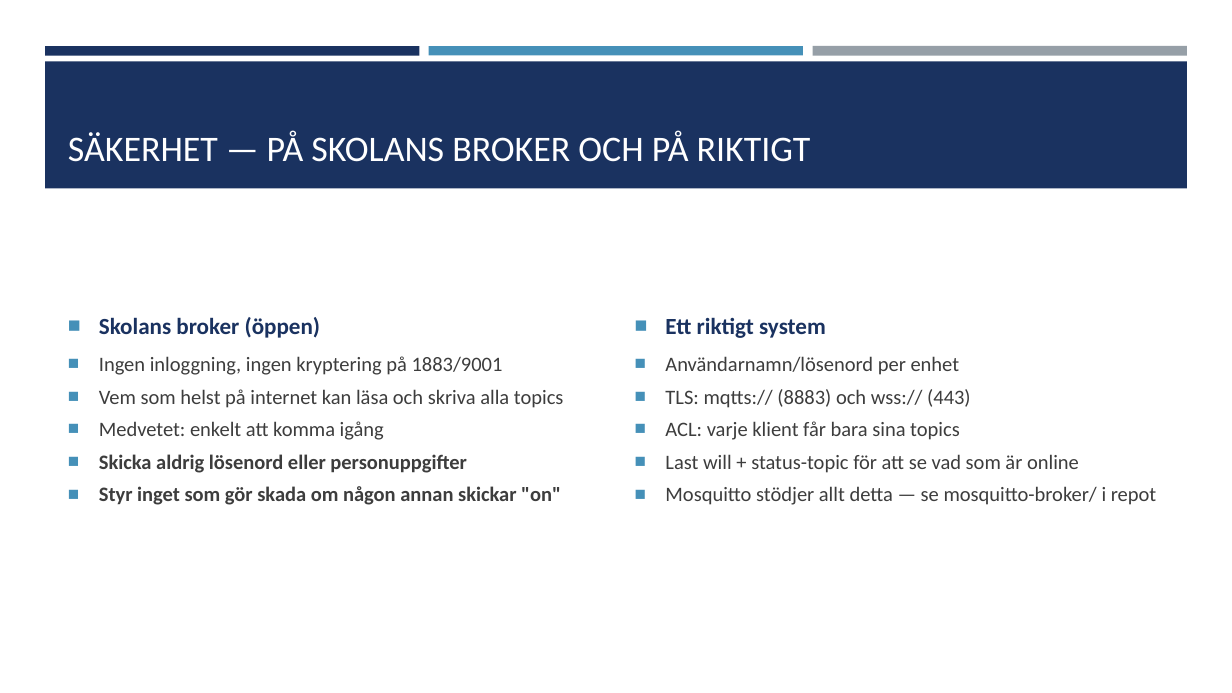
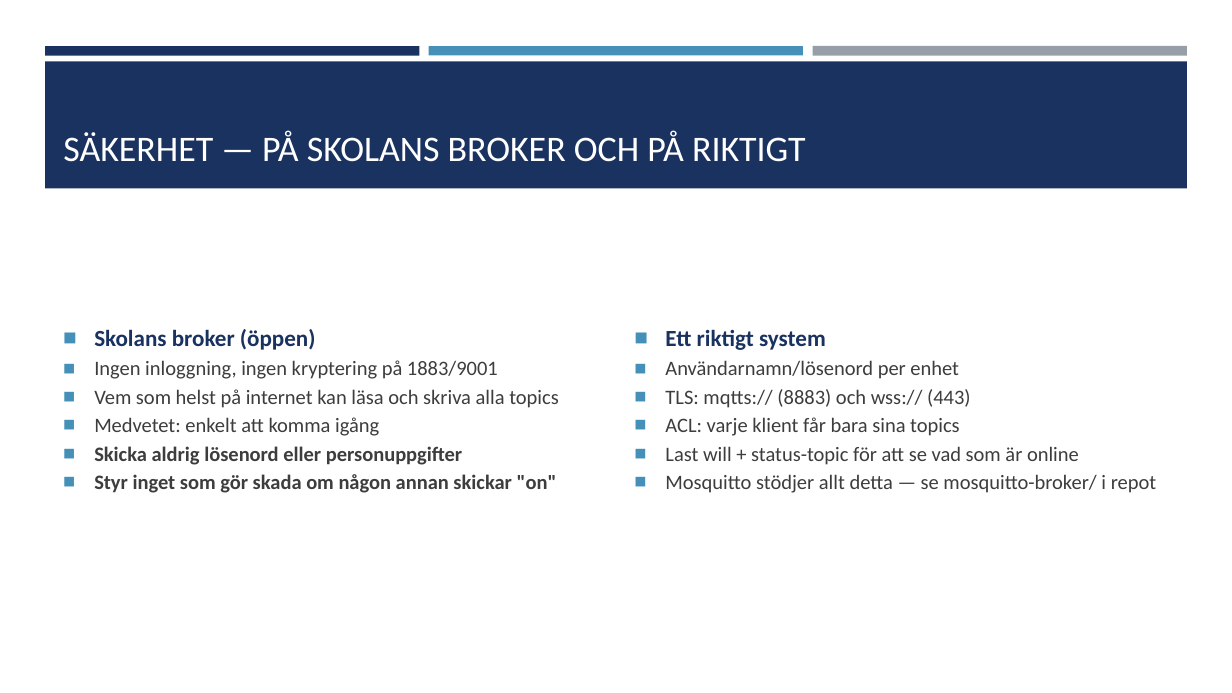
Before and after one commit to abbindustrigymnasium/driverbot-abbjetmus, a slide deck: slide 14 of MQTT-introduktion.pptx (slide 15 before the commit). Drawn at 1232x693 pixels with LibreOffice and Linux fonts; fonts in the diff are those of the drawing. Boxes give left, top, right and bottom in pixels: in the first picture for what was removed or moved away, otherwise in the second. Text is boxed around its words. In the diff, an @@ line names an element or a change of style, - is before the commit and + after.

```diff
--- a/MQTT-introduktion.pptx
+++ b/MQTT-introduktion.pptx
@@ title "SÄKERHET — PÅ SKOLANS BROKER ...": place and size @@
-title "SÄKERHET — PÅ SKOLANS BROKER ..." at box(68, 132, 811, 162)
+title "SÄKERHET — PÅ SKOLANS BROKER ..." at box(63, 132, 806, 162)
@@ text "Skolans broker (öppen)" at box(94, 329, 559, 493): bullet ■ to ◼; less space between paragraphs @@
@@ text "Ett riktigt system" at box(665, 329, 1156, 493): bullet ■ to ◼; less space between paragraphs @@
```
Also in this commit, not shown: 14 other slides changed, 2 slides removed.
